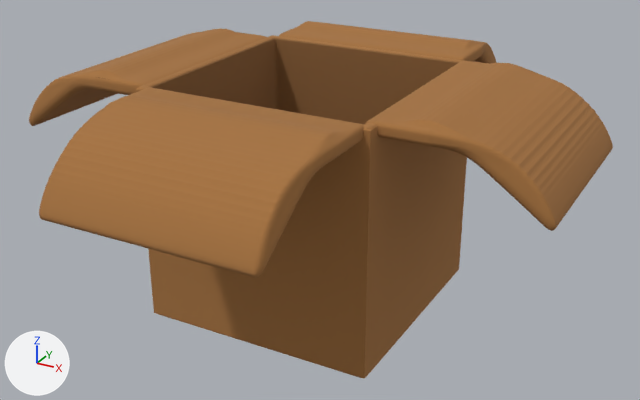
One commit to the OBJ model public/UmgeknicktesPaket/umgeknicktesPaket.obj: the scene before it, then after it.
Rendered twice from a 50 mm lens placed at (9.88, -17.61, 11.41), pointed at (0.16, 0.07, 2.57). The lights are fixed; the arrows at lower left show +X, +Y and +Z. Where no turn or scale is listed for an object, it has been applied to the vertices.

Names of what the first picture shows: '23_02_03_06_01_50_711_0', '23_02_03_06_01_50_711_1'.
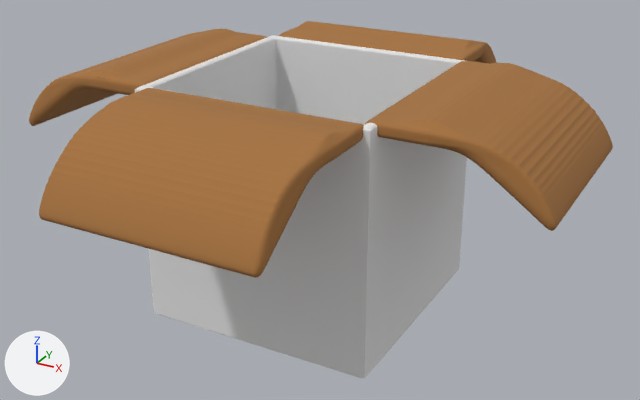
Where the change shows, as pixel boxes (x1, y1, x2, y2) in the pictures (640 x 400 px):
'23_02_03_06_01_50_711_0', recoloured (brown to grey)
    both: (135, 35, 467, 379)

Patch to the scene script:
```diff
--- a/public/UmgeknicktesPaket/umgeknicktesPaket.obj.py
+++ b/public/UmgeknicktesPaket/umgeknicktesPaket.obj.py
@@ mat_umgeknicktespaket @@
+mat_umgeknicktespaket = principled_material('umgeknicktesPaket')
+mat_umgeknicktespaket.base_color = (0.8, 0.8, 0.8)  # white #e7e7e7
+mat_umgeknicktespaket.roughness = 1.0
@@ me_23_02_03_06_01_50_711_0 @@
 me_23_02_03_06_01_50_711_0.from_pydata(...)  # 4001 vertices, 7998 faces; spans x -2.91..2.91, y -2.91..2.91, z -0.02..5.79
-me_23_02_03_06_01_50_711_0.materials.append(mat_23_02_03_06_01_50_711_0)  # picture img_23_02_03_06_01_50_711_0_color_png
+me_23_02_03_06_01_50_711_0.materials.append(mat_umgeknicktespaket)  # white #e7e7e7
```
